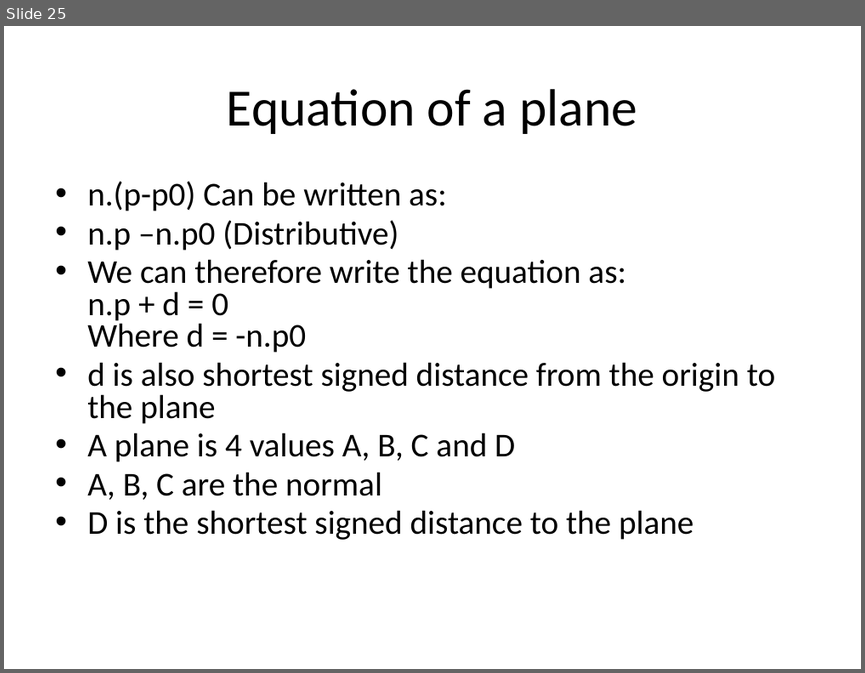
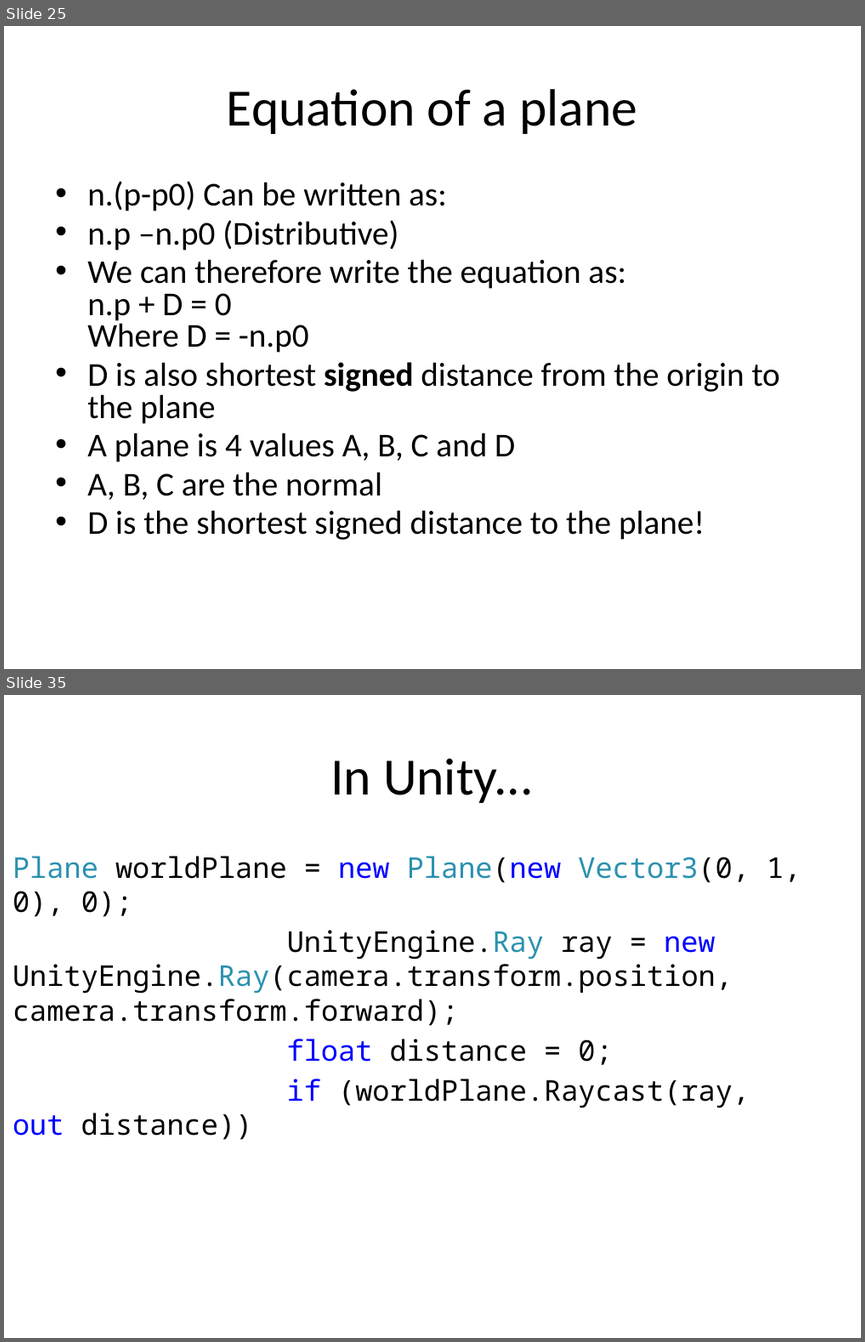
Before and after one commit to skooter500/UnitySteeringBehaviours, a slide deck: Lectures/Game AI 3.pptx. Shown one above the other, each under a label of ours: slide 25 before the commit, slides 25 and 35 after it; the slides between them are not shown. The pictures are 865x673 and 865x1342 pixels, drawn with LibreOffice and Linux fonts; fonts in the diff are those of the drawing; background and template pictures are left out. Boxes give left, top, right and bottom in pixels: in the first picture for what was removed or moved away, otherwise in the second. Text is boxed around its words. In the diff, an @@ line names an element or a change of style, - is before the commit and + after.

```diff
--- a/Lectures/Game AI 3.pptx
+++ b/Lectures/Game AI 3.pptx
@@ slide 35 added at (4,695,861,1338), background #FFFFFF @@
@@ title added at (330,758,534,803), 44 pt, text #000000 @@
+In Unity...
@@ text added at (12,856,800,1140), 24 pt, text #000000 @@
+Plane worldPlane = new Plane(new Vector3(0, 1, 0), 0);
+UnityEngine.Ray ray = new UnityEngine.Ray(camera.transform.position, camera.transform.forward);
+float distance = 0;
+if (worldPlane.Raycast(ray, out distance))
@@ slide 25 changed as well @@
@@ text at (87,259,780,424): text changed @@
-• We can therefore write the equation as:
-  n.p + d = 0
-  Where d = -n.p0
-• d is also shortest signed distance from the origin to the plane
+• We can therefore write the equation as:
+  n.p + D = 0
+  Where D = -n.p0
+• D is also shortest signed distance from the origin to the plane
@@ text at (87,510,704,539): text changed @@
-• D is the shortest signed distance to the plane
+• D is the shortest signed distance to the plane!
```
Also in this commit, not shown: 6 other slides changed, 14 other slides added, 2 other files.
